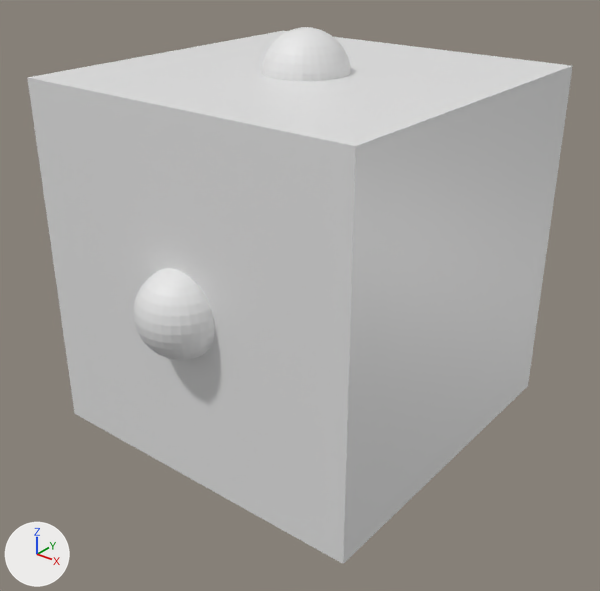
An edit to the glTF model src/3D_Scenes/box_scene.glb, drawn before and after from the same camera.
Before and after are seen from a 50 mm camera at (2.69, -3.44, 1.83) aimed at (0.1, -0.2, -0.17). Every picture has the same lights, and +X, +Y and +Z are marked at lower left. Where no turn or scale is listed for an object, it has been applied to the vertices.
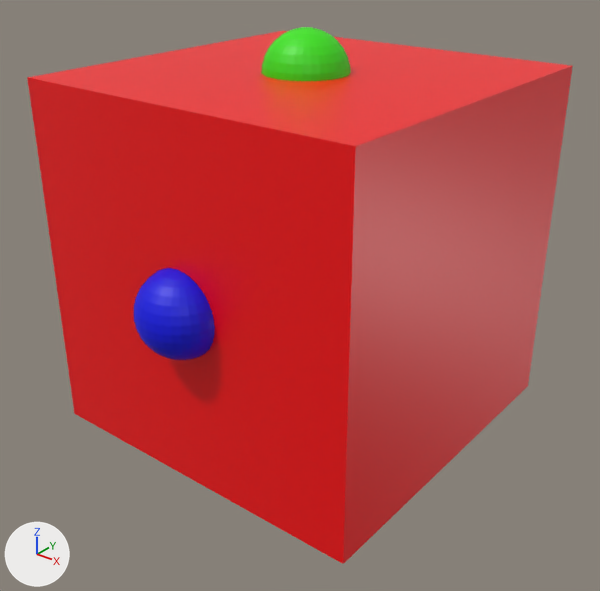
What changed in the scene script:
```text
Change mat_material:
    mat_material.base_color: (0.8, 0.8, 0.8) -> (0.95, 0.0, 0.00204)  # white #e7e7e7 -> red #f90007
Add mat_material_002:
    mat_material_002 = principled_material('Material.002')
    mat_material_002.base_color = (0.0411, 0.8, 0.0)  # green #39e700
Add mat_material_001:
    mat_material_001 = principled_material('Material.001')
    mat_material_001.base_color = (0.0, 0.00303, 0.8)  # blue #000ae7
Change me_sphere:
    where me_sphere.from_pydata(...)  # 482 vertices, 960 faces; spans x -0.231..0.231, y -0.231..0.231, z -0.231..0.231
    add me_sphere.materials.append(mat_material_001)  # blue #000ae7
Change me_sphere_001:
    where me_sphere_001.from_pydata(...)  # 482 vertices, 960 faces; spans x -0.231..0.231, y -0.231..0.231, z -0.231..0.231
    add me_sphere_001.materials.append(mat_material_002)  # green #39e700
```

Boxes (x1, y1, x2, y2) around the edits, measured in the pictures (600 x 591 px):
'Cube', recoloured (white to red): (27, 31, 573, 564) in both
'Sphere', recoloured (white to blue): (134, 268, 215, 360) in both
'Sphere.001', recoloured (white to green): (261, 27, 351, 81) in both
